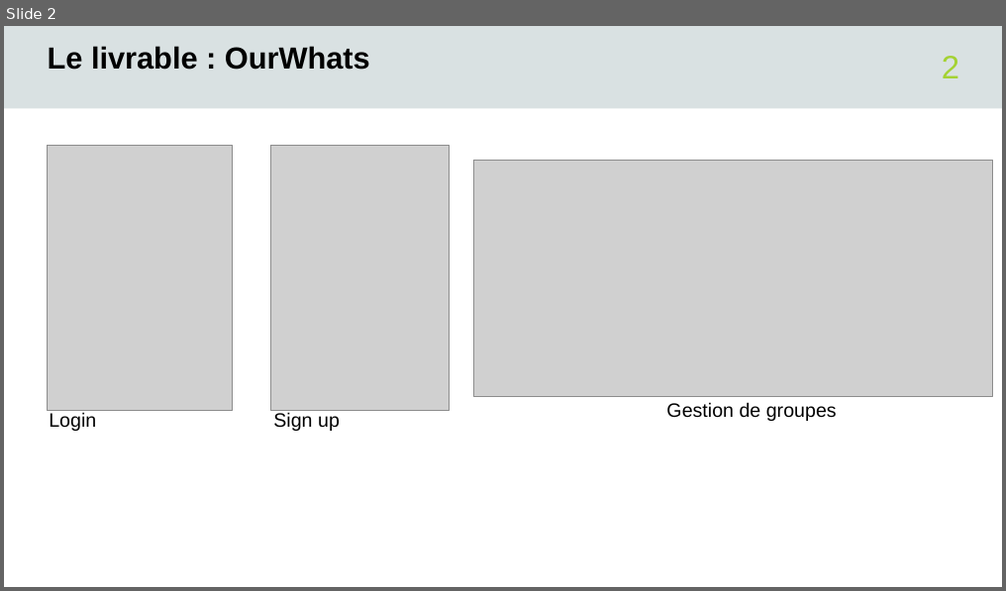
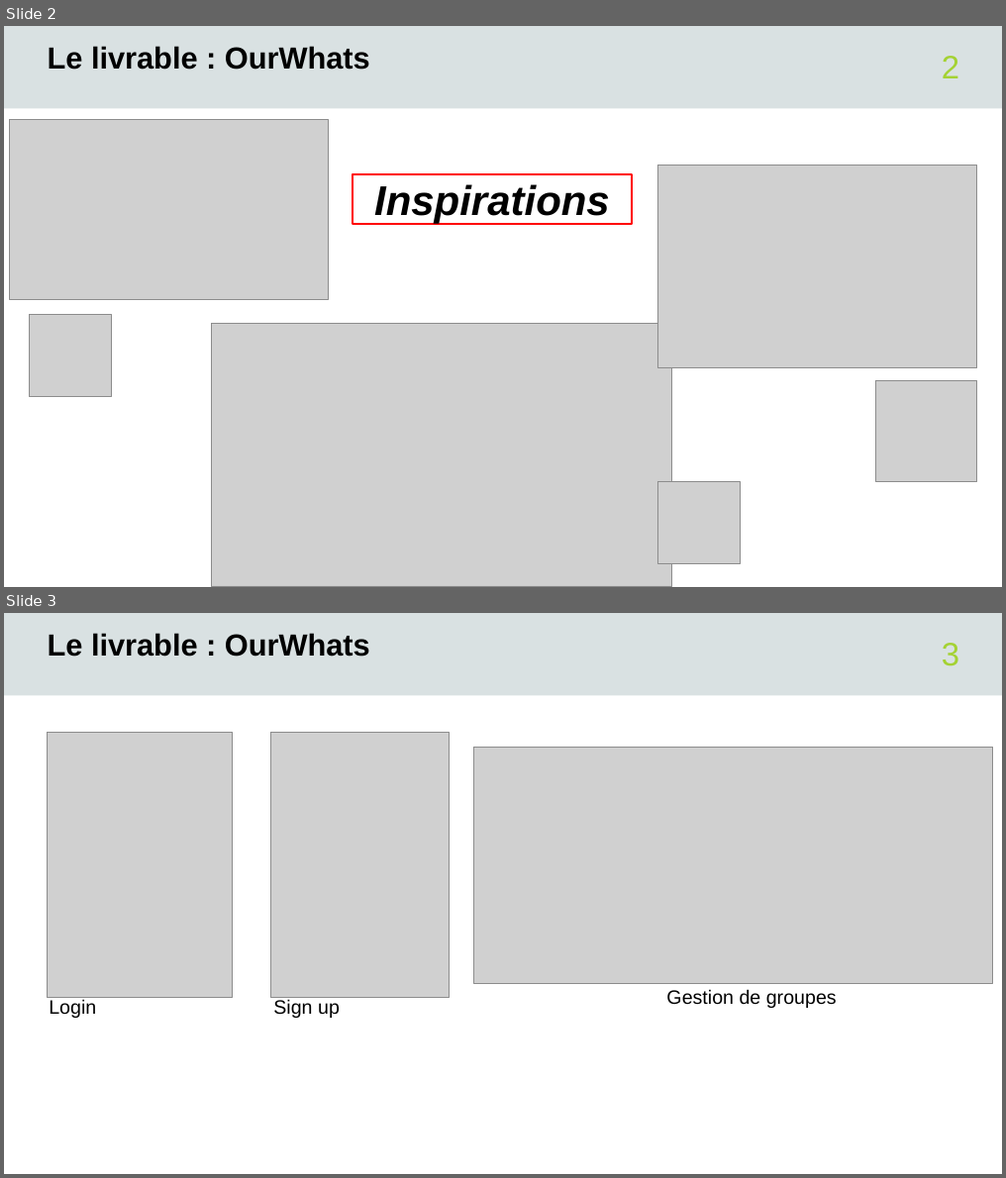
Before and after one commit to acburihan/chat_flask, a slide deck: Présentation chat UE Web.pptx. Shown one above the other, each under a label of ours: slide 2 before the commit, slides 2 and 3 after it. The pictures are 1006x591 and 1006x1178 pixels, drawn with LibreOffice and Linux fonts; fonts in the diff are those of the drawing; grey boxes stand for pictures; background and template pictures are left out. Boxes give left, top, right and bottom in pixels: in the first picture for what was removed or moved away, otherwise in the second. Text is boxed around its words. In the diff, an @@ line names an element or a change of style, - is before the commit and + after.

```diff
--- a/Présentation chat UE Web.pptx
+++ b/Présentation chat UE Web.pptx
@@ slide 2 added at bbox=[4, 26, 1002, 587], background #FFFFFF; not listed: 1 template element that a slide beside it also shows @@
@@ title added at bbox=[48, 46, 370, 70], 22 pt, text #000000, bold @@
+Le livrable : OurWhats
@@ page number added at bbox=[942, 56, 959, 78], 23.5 pt, text #A4D233 @@
+2
@@ picture added at bbox=[10, 120, 330, 299] @@
@@ picture added at bbox=[657, 166, 977, 369] @@
@@ title added at bbox=[352, 174, 632, 224], outline #FF0000 1.5 pt, 30 pt, text #000000, bold, italic @@
+Inspirations
@@ picture added at bbox=[29, 314, 112, 397] @@
@@ picture added at bbox=[212, 323, 672, 587] @@
@@ picture added at bbox=[876, 380, 977, 482] @@
@@ picture added at bbox=[657, 482, 741, 565] @@
@@ what was slide 2 is now slide 3 @@
@@ page number at bbox=[942, 643, 959, 666]: text changed @@
-2
+3
```
Also in this commit, not shown: 3 slides changed.
